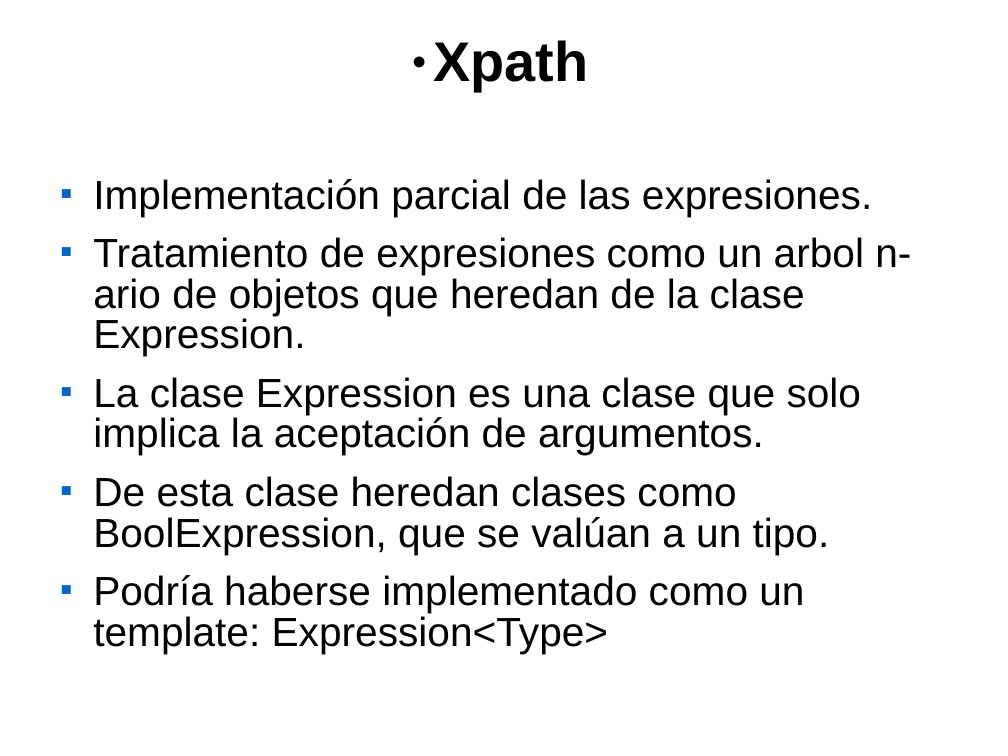
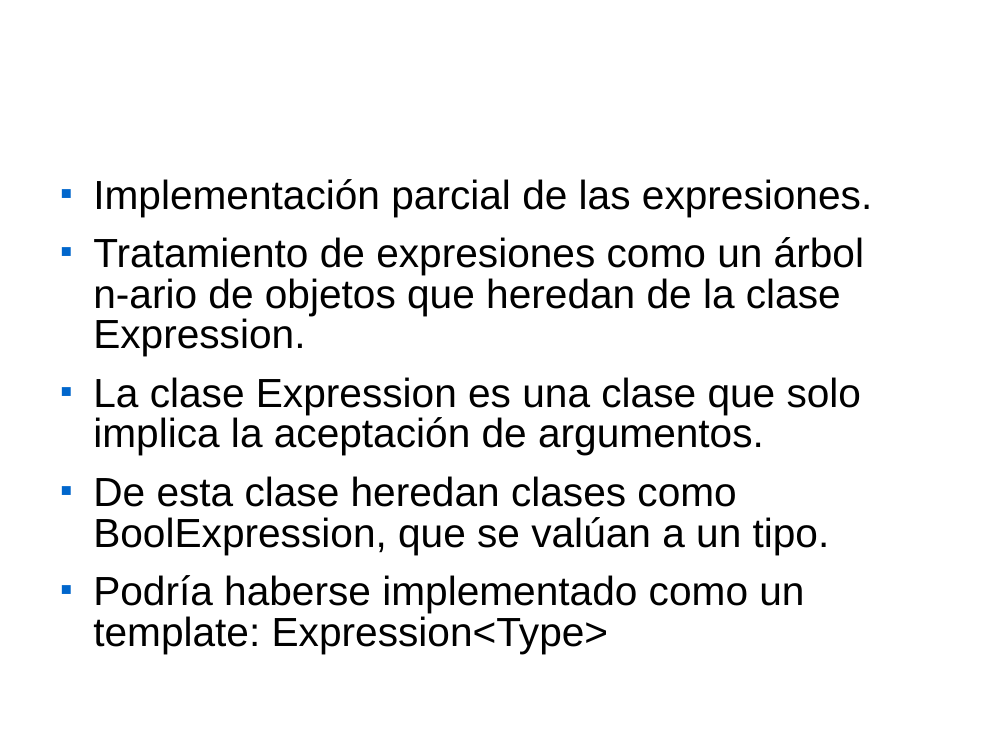
Before and after one commit to mateobengualid/parsermente, a slide deck: slide 10 of Parsers/documents/Parser Presentation.ppt (slide 9 before the commit). Drawn at 1008x756 pixels with LibreOffice and Linux fonts; fonts in the diff are those of the drawing; background and template pictures are left out. Boxes give left, top, right and bottom in pixels: in the first picture for what was removed or moved away, otherwise in the second. Text is boxed around its words. In the diff, an @@ line names an element or a change of style, - is before the commit and + after.

```diff
--- a/Parsers/documents/Parser Presentation.ppt
+++ b/Parsers/documents/Parser Presentation.ppt
@@ title at [433,40,588,91]: text changed; text colour #000000 to #FFFFFF @@
-● Xpath
+XPath
@@ text at [93,237,864,356]: text changed @@
-■ Tratamiento de expresiones como un arbol n-ario de objetos que heredan de la clase Expression.
+■ Tratamiento de expresiones como un árbol n-ario de objetos que heredan de la clase Expression.
```
Also in this commit, not shown: 7 other slides changed, 1 slide added, 3 other files.
